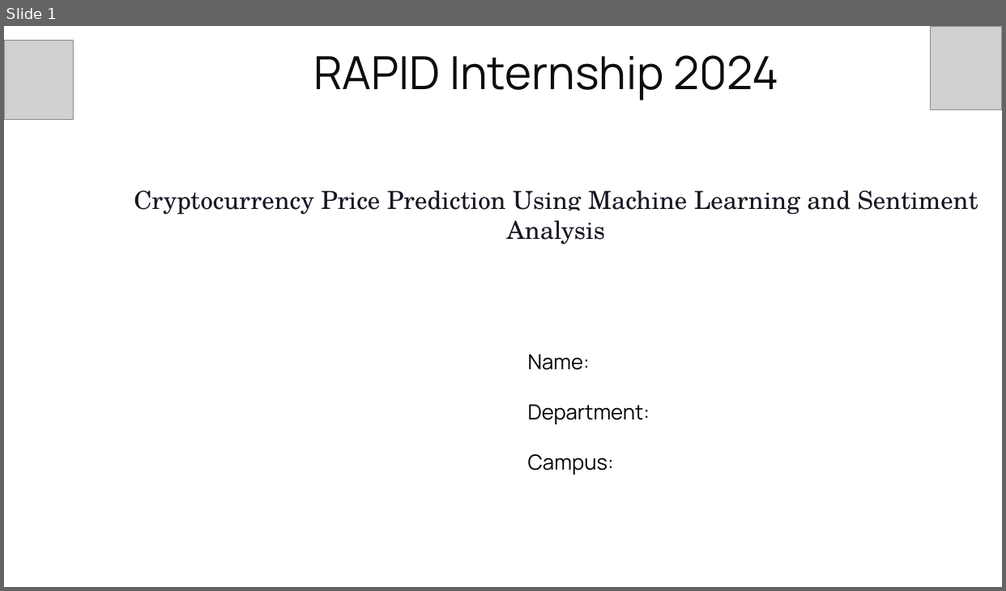
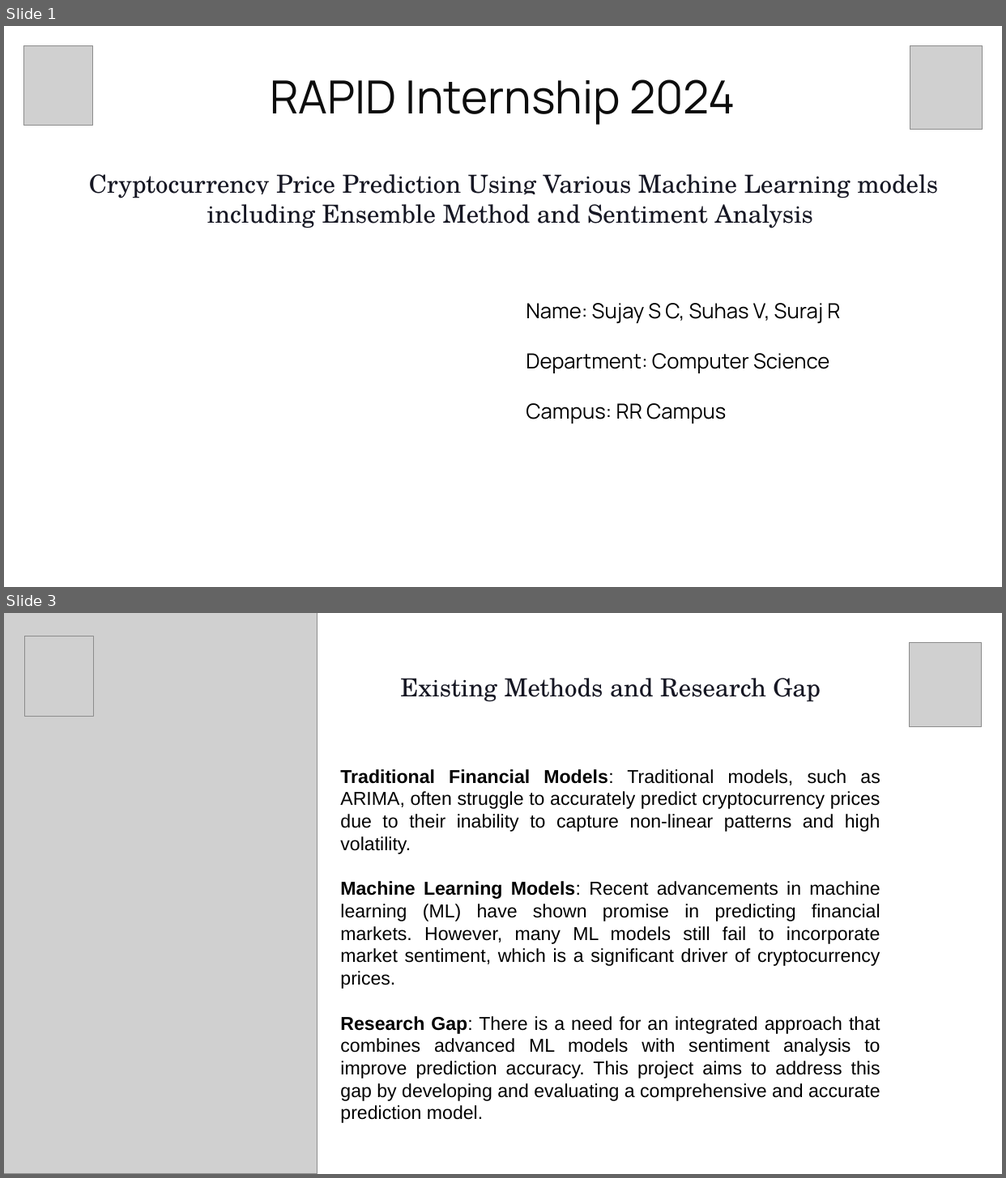
Before and after one commit to Sujay0610/Rapid_Project, a slide deck: docs/Rapid.pptx. Shown one above the other, each under a label of ours: slide 1 before the commit, slides 1 and 3 after it; the slides between them are not shown. The pictures are 1006x591 and 1006x1178 pixels, drawn with LibreOffice and Linux fonts; fonts in the diff are those of the drawing; grey boxes stand for pictures; background and template pictures are left out. Boxes give left, top, right and bottom in pixels: in the first picture for what was removed or moved away, otherwise in the second. Text is boxed around its words. In the diff, an @@ line names an element or a change of style, - is before the commit and + after.

```diff
--- a/docs/Rapid.pptx
+++ b/docs/Rapid.pptx
@@ slide 3 added at (x1=4, y1=613, x2=1002, y2=1174), background picture (left out) @@
@@ picture added at (x1=4, y1=613, x2=317, y2=1174) @@
@@ picture added at (x1=25, y1=636, x2=94, y2=717) @@
@@ picture added at (x1=909, y1=643, x2=981, y2=726) @@
@@ text added at (x1=340, y1=678, x2=880, y2=1123), 18 pt, text #000000 @@
+Existing Methods and Research Gap
+Traditional Financial Models: Traditional models, such as ARIMA, often struggle to accurately predict cryptocurrency prices due to their inability to capture non-linear patterns and high volatility.
+Machine Learning Models: Recent advancements in machine learning (ML) have shown promise in predicting financial markets. However, many ML models still fail to incorporate market sentiment, which is a significant driver of cryptocurrency prices.
+Research Gap: There is a need for an integrated approach that combines advanced ML models with sentiment analysis to improve prediction accuracy. This project aims to address this gap by developing and evaluating a comprehensive and accurate prediction model.
@@ slide 1 changed as well @@
@@ picture moved from (x1=4, y1=41, x2=73, y2=120) to (x1=24, y1=45, x2=93, y2=126) @@
@@ picture moved from (x1=930, y1=26, x2=1002, y2=110) to (x1=910, y1=45, x2=982, y2=130) @@
@@ title "RAPID Internship 2024" moved from (x1=313, y1=55, x2=779, y2=101) to (x1=270, y1=79, x2=735, y2=125) @@
@@ text at (x1=89, y1=174, x2=938, y2=228): text changed @@
-Cryptocurrency Price Prediction Using Machine Learning and Sentiment Analysis
+Cryptocurrency Price Prediction Using Various Machine Learning models including Ensemble Method and Sentiment Analysis
@@ text at (x1=526, y1=303, x2=840, y2=424): text changed @@
-Name:
-Department:
-Campus:
+Name: Sujay S C, Suhas V, Suraj R
+Department: Computer Science
+Campus: RR Campus
```
Also in this commit, not shown: 6 other slides changed, 5 other slides added, 3 slides removed.
